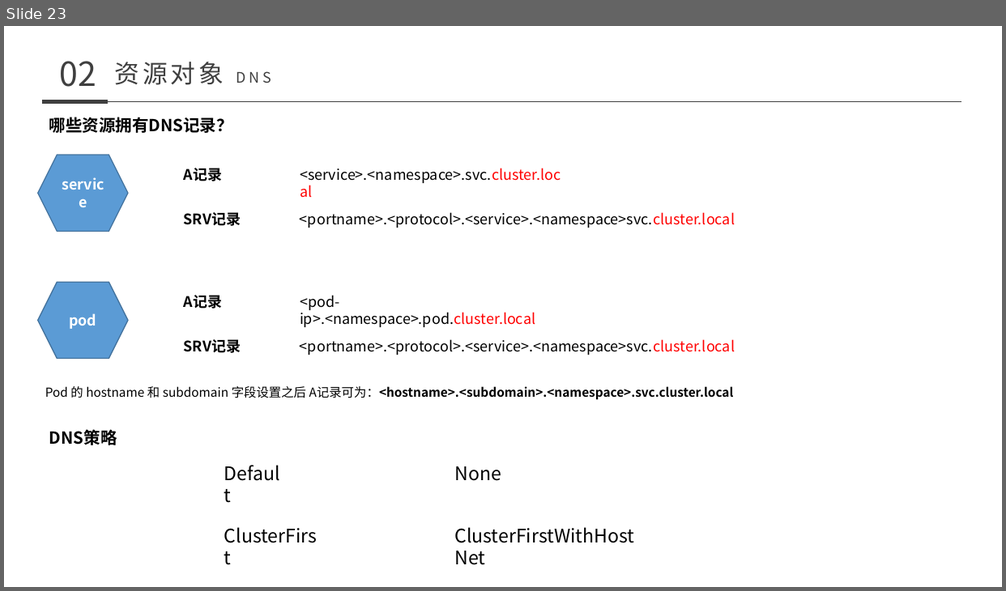
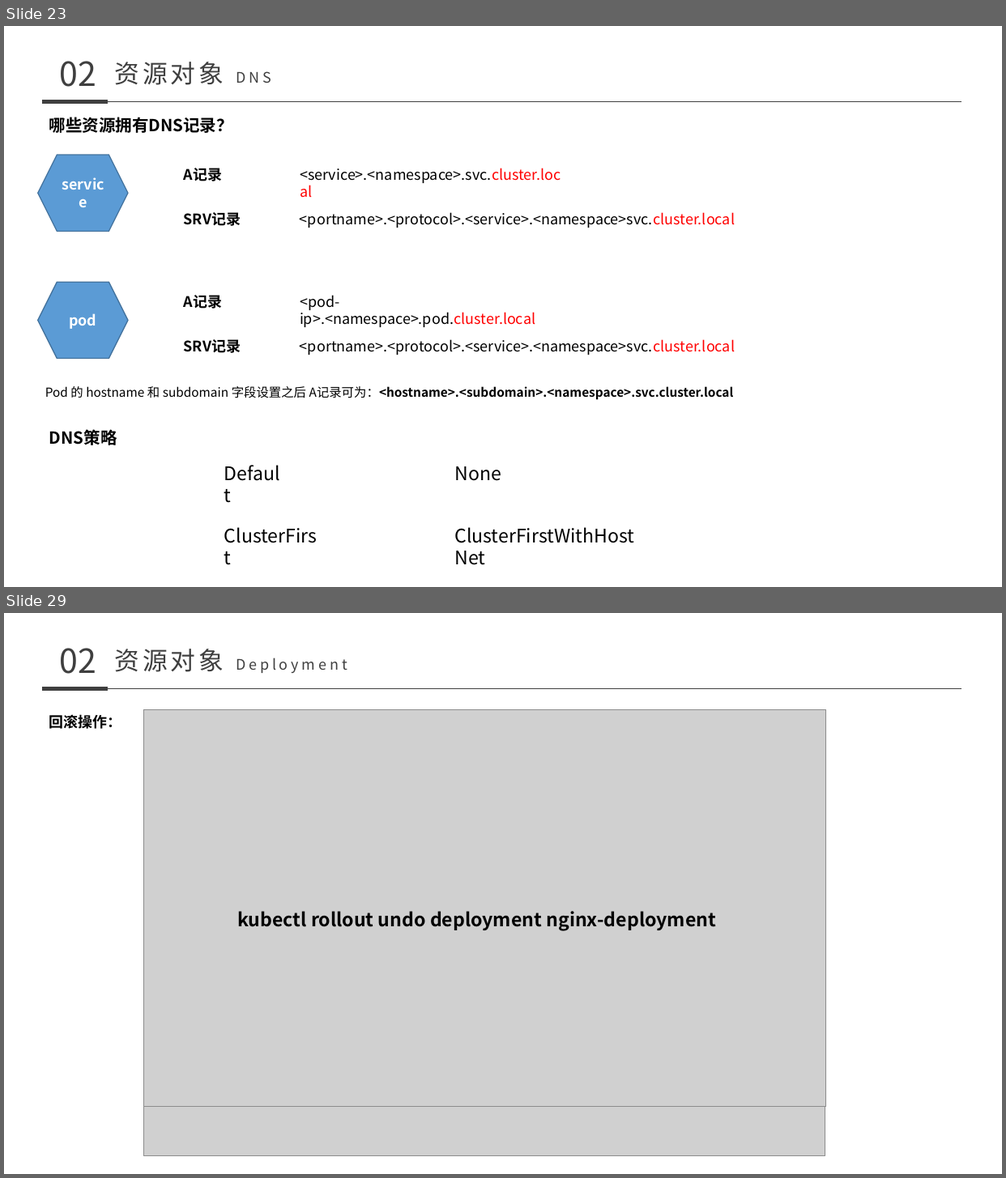
Before and after one commit to nutionMedivn/Kubernetes-training-camp, a slide deck: 基础/008-011 kubernetes.pptx. Shown one above the other, each under a label of ours: slide 23 before the commit, slides 23 and 29 after it; the slides between them are not shown. The pictures are 1006x591 and 1006x1178 pixels, drawn with LibreOffice and Linux fonts; fonts in the diff are those of the drawing; grey boxes stand for pictures. Boxes give left, top, right and bottom in pixels: in the first picture for what was removed or moved away, otherwise in the second. Text is boxed around its words. In the diff, an @@ line names an element or a change of style, - is before the commit and + after.

```diff
--- a/基础/008-011 kubernetes.pptx
+++ b/基础/008-011 kubernetes.pptx
@@ slide 29 added at bbox=[4, 613, 1002, 1174], background #FFFFFF @@
@@ text added at bbox=[60, 648, 97, 674], 32 pt, text #3F3F3F @@
+02
@@ text added at bbox=[115, 649, 224, 672], 14 pt, text #3F3F3F @@
+资源对象 Deployment
@@ line added from (42, 688) to (108, 688), #3F3F3F 4.5 pt @@
@@ line added from (108, 688) to (961, 688), #3F3F3F 0.5 pt @@
@@ picture added at bbox=[143, 709, 825, 1156] @@
@@ picture added at bbox=[143, 709, 826, 1107] @@
@@ text added at bbox=[49, 714, 122, 729], 14 pt, text #000000, bold @@
+回滚操作：
@@ text added at bbox=[237, 911, 716, 931], 18 pt, text #000000, bold @@
+kubectl rollout undo deployment nginx-deployment
```
Also in this commit, not shown: 1 slide changed, 42 other slides added, 9 other files.
